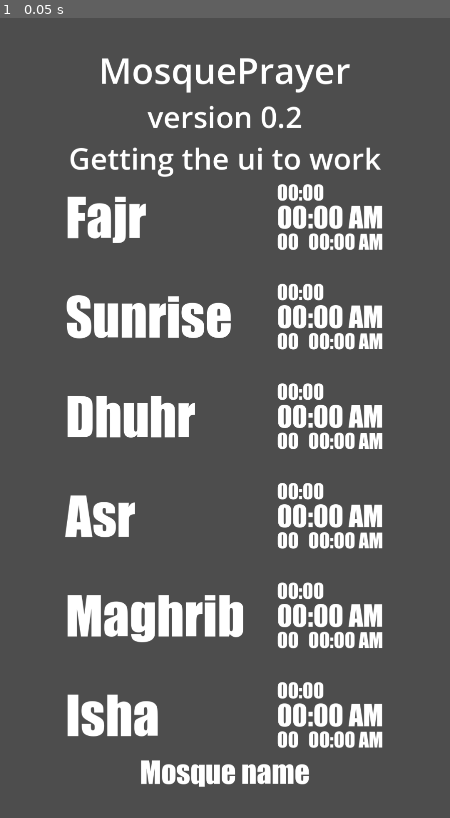
Above: before the commit, frame 1.
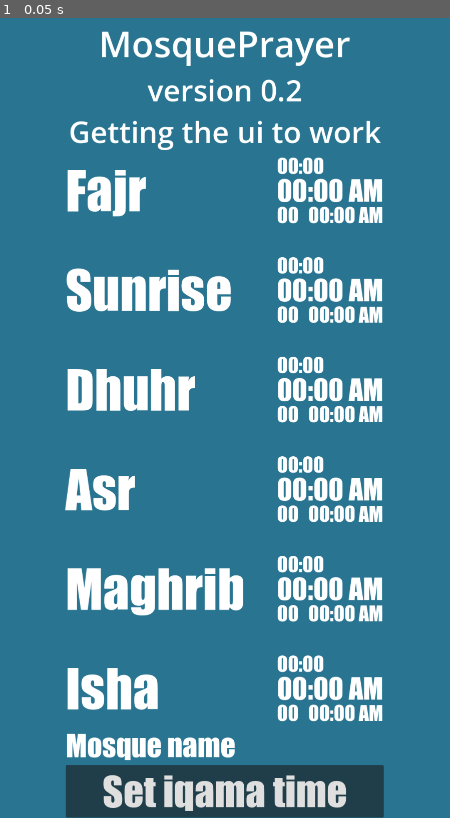
Above: after the commit, the same moment.

Repository: iyofss/BH-MosquePrayer
Game: Godot game, scene res://scenes/MainScreen.tscn
Two runs of this game, one before a commit and one after it. Both use one fixed random seed, a clock stepped at 60 frames per second and the inputs below.
Inputs:
- Up to frame 1 (0.05 s): no input

The runs differ from the first frame. In frame 1, 97% of the frame differs, in the area x 0-100%, y 0-100%.

Commit message:
added new set iqama ui

Diff:
--- a/scenes/MainScreen.tscn
+++ b/scenes/MainScreen.tscn
@@ -1,7 +1,11 @@
-[gd_scene load_steps=3 format=3 uid="uid://cm0rnnfibmlmi"]
+[gd_scene load_steps=5 format=3 uid="uid://cm0rnnfibmlmi"]
 
 [ext_resource type="FontVariation" uid="uid://cw5xheg0v4g44" path="res://resource/new_font_variation.tres" id="1_u0mxg"]
 [ext_resource type="Script" path="res://scripts/Main.gd" id="1_y8xm8"]
+
+[sub_resource type="StyleBoxEmpty" id="StyleBoxEmpty_15otv"]
+
+[sub_resource type="StyleBoxEmpty" id="StyleBoxEmpty_pn3rh"]
 
 [node name="Control" type="Control"]
 layout_mode = 3
@@ -11,6 +15,15 @@
 grow_horizontal = 2
 grow_vertical = 2
 script = ExtResource("1_y8xm8")
+
+[node name="ColorRect" type="ColorRect" parent="."]
+layout_mode = 1
+anchors_preset = 15
+anchor_right = 1.0
+anchor_bottom = 1.0
+grow_horizontal = 2
+grow_vertical = 2
+color = Color(0.160784, 0.458824, 0.568627, 1)
 
 [node name="MarginContainer" type="MarginContainer" parent="."]
 layout_mode = 1
@@ -317,12 +330,167 @@
 theme_override_font_sizes/font_size = 48
 text = "00:00 AM"
 
-[node name="Label3" type="Label" parent="MarginContainer/VBoxContainer"]
+[node name="MosqueNameLabel" type="Label" parent="MarginContainer/VBoxContainer"]
 layout_mode = 2
 size_flags_vertical = 6
 theme_override_fonts/font = ExtResource("1_u0mxg")
 theme_override_font_sizes/font_size = 71
 text = "Mosque name"
+
+[node name="SetIqamaButton" type="Button" parent="MarginContainer/VBoxContainer"]
+layout_mode = 2
+theme_override_fonts/font = ExtResource("1_u0mxg")
+theme_override_font_sizes/font_size = 96
+theme_override_styles/focus = SubResource("StyleBoxEmpty_15otv")
+text = "Set iqama time"
+
+[node name="ColorRect" type="ColorRect" parent="MarginContainer"]
+visible = false
+layout_mode = 2
+color = Color(0.313726, 0.521569, 0.545098, 1)
+
+[node name="VBoxContainer" type="VBoxContainer" parent="MarginContainer/ColorRect"]
+layout_mode = 1
+anchors_preset = 8
+anchor_left = 0.5
+anchor_top = 0.5
+anchor_right = 0.5
+anchor_bottom = 0.5
+grow_horizontal = 2
+grow_vertical = 2
+theme_override_constants/separation = 43
+
+[node name="Label" type="Label" parent="MarginContainer/ColorRect/VBoxContainer"]
+layout_mode = 2
+size_flags_horizontal = 4
+theme_override_fonts/font = ExtResource("1_u0mxg")
+theme_override_font_sizes/font_size = 96
+text = "Set Iqama Offset"
 horizontal_alignment = 1
 
+[node name="HBoxContainer" type="HBoxContainer" parent="MarginContainer/ColorRect/VBoxContainer"]
+layout_mode = 2
+theme_override_constants/separation = 120
+
+[node name="Label" type="Label" parent="MarginContainer/ColorRect/VBoxContainer/HBoxContainer"]
+layout_mode = 2
+size_flags_horizontal = 2
+theme_override_fonts/font = ExtResource("1_u0mxg")
+theme_override_font_sizes/font_size = 126
+text = "Fajr"
+
+[node name="FajrIqamaTextEdit" type="TextEdit" parent="MarginContainer/ColorRect/VBoxContainer/HBoxContainer"]
+custom_minimum_size = Vector2(258.575, 0)
+layout_mode = 2
+theme_override_font_sizes/font_size = 51
+theme_override_styles/focus = SubResource("StyleBoxEmpty_pn3rh")
+placeholder_text = "minutes"
+
+[node name="HBoxContainer2" type="HBoxContainer" parent="MarginContainer/ColorRect/VBoxContainer"]
+layout_mode = 2
+theme_override_constants/separation = 120
+
+[node name="Label" type="Label" parent="MarginContainer/ColorRect/VBoxContainer/HBoxContainer2"]
+layout_mode = 2
+size_flags_horizontal = 2
+theme_override_fonts/font = ExtResource("1_u0mxg")
+theme_override_font_sizes/font_size = 126
+text = "Dhuhr"
+
+[node name="DhuhrIqamaTextEdit" type="TextEdit" parent="MarginContainer/ColorRect/VBoxContainer/HBoxContainer2"]
+custom_minimum_size = Vector2(258.575, 0)
+layout_mode = 2
+theme_override_font_sizes/font_size = 51
+theme_override_styles/focus = SubResource("StyleBoxEmpty_pn3rh")
+placeholder_text = "minutes"
+
+[node name="HBoxContainer3" type="HBoxContainer" parent="MarginContainer/ColorRect/VBoxContainer"]
+layout_mode = 2
+theme_override_constants/separation = 120
+
+[node name="Label" type="Label" parent="MarginContainer/ColorRect/VBoxContainer/HBoxContainer3"]
+layout_mode = 2
+size_flags_horizontal = 2
+theme_override_fonts/font = ExtResource("1_u0mxg")
+theme_override_font_sizes/font_size = 126
+text = "Asr"
+
+[node name="AsrIqamaTextEdit" type="TextEdit" parent="MarginContainer/ColorRect/VBoxContainer/HBoxContainer3"]
+custom_minimum_size = Vector2(258.575, 0)
+layout_mode = 2
+theme_override_font_sizes/font_size = 51
+theme_override_styles/focus = SubResource("StyleBoxEmpty_pn3rh")
+placeholder_text = "minutes"
+
+[node name="HBoxContainer4" type="HBoxContainer" parent="MarginContainer/ColorRect/VBoxContainer"]
+layout_mode = 2
+theme_override_constants/separation = 120
+
+[node name="Label" type="Label" parent="MarginContainer/ColorRect/VBoxContainer/HBoxContainer4"]
+layout_mode = 2
+size_flags_horizontal = 2
+theme_override_fonts/font = ExtResource("1_u0mxg")
+theme_override_font_sizes/font_size = 126
+text = "Maghrib"
+
+[node name="MaghribIqamaTextEdit" type="TextEdit" parent="MarginContainer/ColorRect/VBoxContainer/HBoxContainer4"]
+custom_minimum_size = Vector2(258.575, 0)
+layout_mode = 2
+theme_override_font_sizes/font_size = 51
+theme_override_styles/focus = SubResource("StyleBoxEmpty_pn3rh")
+placeholder_text = "minutes"
+
+[node name="HBoxContainer5" type="HBoxContainer" parent="MarginContainer/ColorRect/VBoxContainer"]
+layout_mode = 2
+theme_override_constants/separation = 120
+
+[node name="Label" type="Label" parent="MarginContainer/ColorRect/VBoxContainer/HBoxContainer5"]
+layout_mode = 2
+size_flags_horizontal = 2
+theme_override_fonts/font = ExtResource("1_u0mxg")
+theme_override_font_sizes/font_size = 126
+text = "Isha"
+
+[node name="IshaIqamaTextEdit" type="TextEdit" parent="MarginContainer/ColorRect/VBoxContainer/HBoxContainer5"]
+custom_minimum_size = Vector2(258.575, 0)
+layout_mode = 2
+theme_override_font_sizes/font_size = 51
+theme_override_styles/focus = SubResource("StyleBoxEmpty_pn3rh")
+placeholder_text = "minutes"
+
+[node name="VBoxContainer" type="VBoxContainer" parent="MarginContainer/ColorRect/VBoxContainer"]
+layout_mode = 2
+
+[node name="Label" type="Label" parent="MarginContainer/ColorRect/VBoxContainer/VBoxContainer"]
+layout_mode = 2
+size_flags_horizontal = 2
+theme_override_fonts/font = ExtResource("1_u0mxg")
+theme_override_font_sizes/font_size = 81
+text = "Mosque name:"
+
+[node name="MosqueNameTextEdit" type="TextEdit" parent="MarginContainer/ColorRect/VBoxContainer/VBoxContainer"]
+custom_minimum_size = Vector2(0, 91.055)
+layout_mode = 2
+theme_override_font_sizes/font_size = 51
+theme_override_styles/focus = SubResource("StyleBoxEmpty_pn3rh")
+placeholder_text = "Mosque name"
+
+[node name="ApplyIqamaButton" type="Button" parent="MarginContainer/ColorRect/VBoxContainer"]
+layout_mode = 2
+theme_override_fonts/font = ExtResource("1_u0mxg")
+theme_override_font_sizes/font_size = 96
+theme_override_styles/focus = SubResource("StyleBoxEmpty_15otv")
+text = "apply iqama time"
+
+[node name="BackIqamaButton2" type="Button" parent="MarginContainer/ColorRect/VBoxContainer"]
+layout_mode = 2
+theme_override_fonts/font = ExtResource("1_u0mxg")
+theme_override_font_sizes/font_size = 96
+theme_override_styles/focus = SubResource("StyleBoxEmpty_15otv")
+text = "back"
+
 [node name="HTTPRequest" type="HTTPRequest" parent="."]
+
+[connection signal="pressed" from="MarginContainer/VBoxContainer/SetIqamaButton" to="." method="_on_set_iqama_button_pressed"]
+[connection signal="pressed" from="MarginContainer/ColorRect/VBoxContainer/ApplyIqamaButton" to="." method="_on_apply_iqama_button_pressed"]
+[connection signal="pressed" from="MarginContainer/ColorRect/VBoxContainer/BackIqamaButton2" to="." method="_on_back_iqama_button_2_pressed"]
